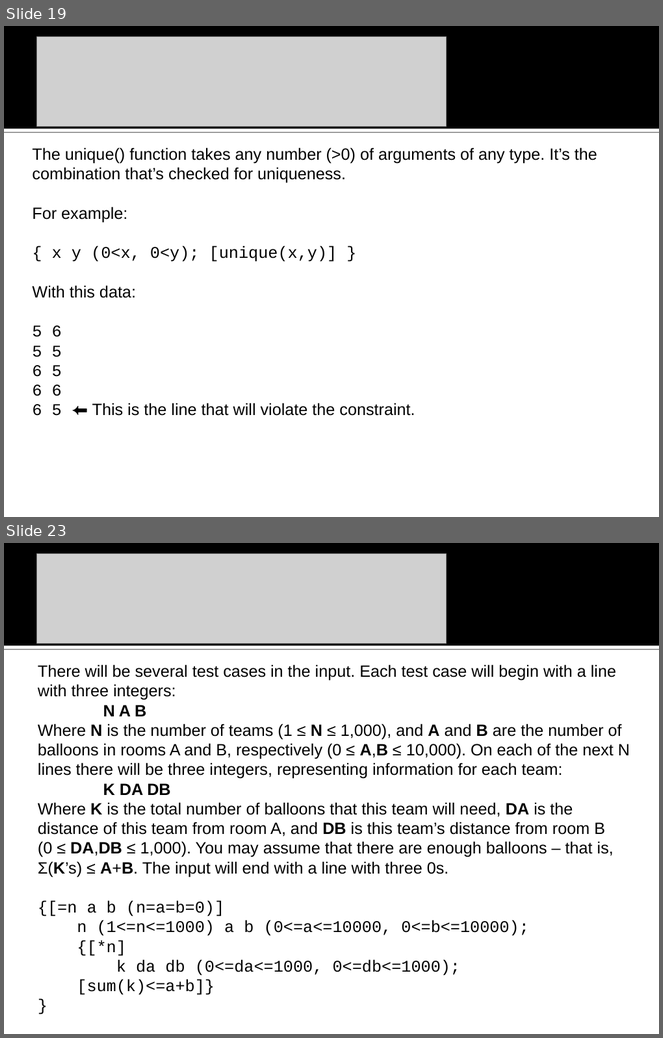
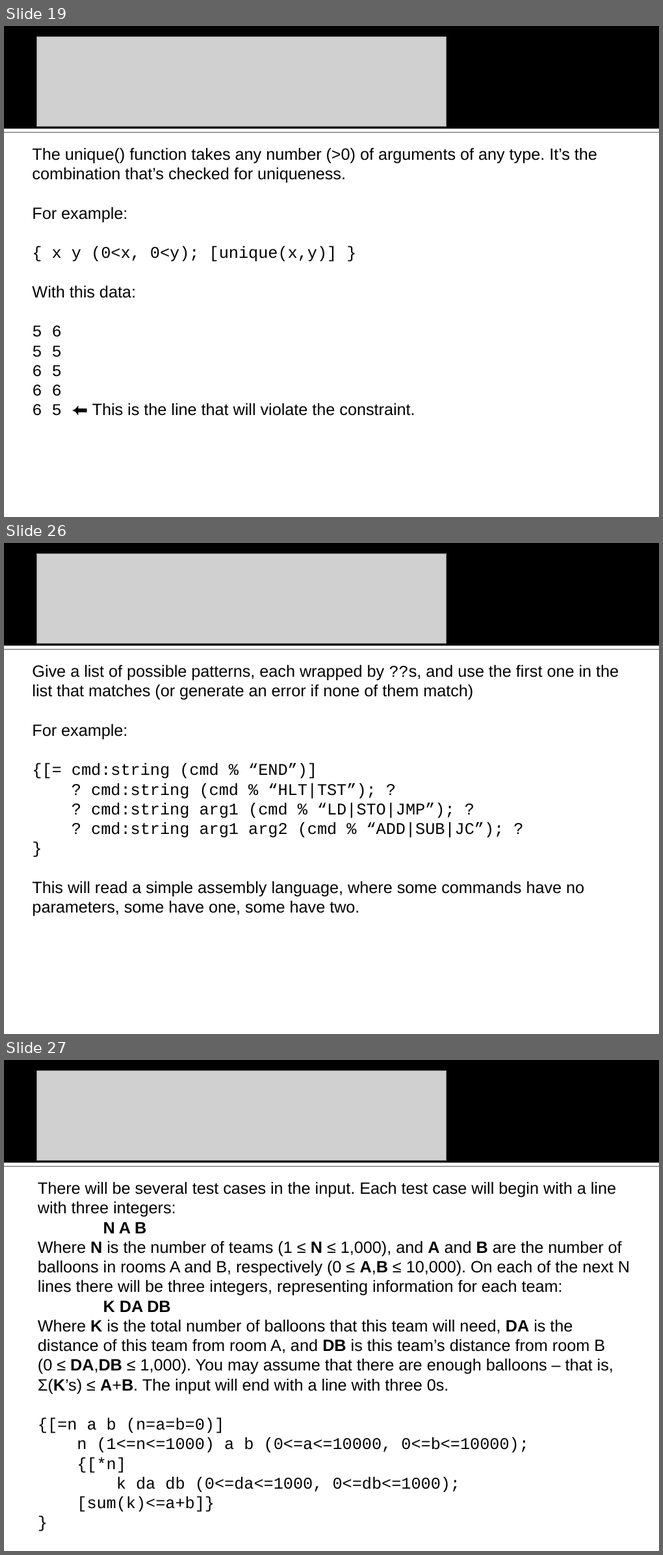
Before and after one commit to na-icpc/viva, a slide deck: Input Verifier/doc/VIVA vanbs Input Verification Assistant.ppt. Shown one above the other, each under a label of ours: slides 19 and 23 before the commit, slides 19, 26 and 27 after it; the slides between them are not shown. The pictures are 663x1038 and 663x1555 pixels, drawn with LibreOffice and Linux fonts; fonts in the diff are those of the drawing; grey boxes stand for pictures; background and template pictures are left out. Boxes give left, top, right and bottom in pixels: in the first picture for what was removed or moved away, otherwise in the second. Text is boxed around its words. In the diff, an @@ line names an element or a change of style, - is before the commit and + after.

Commit message:
Fixed some errors in the PPT. Also added the $ operator following a variable to get its token rather than its value, and fixed a bug or two.

```diff
--- a/Input Verifier/doc/VIVA vanbs Input Verification Assistant.ppt
+++ b/Input Verifier/doc/VIVA vanbs Input Verification Assistant.ppt
@@ slide 26 added at <box>4,543,659,1034</box>, background #FFFFFF; not listed: 2 template elements that a slide beside it also shows @@
@@ picture added at <box>36,554,446,644</box> @@
@@ text added at <box>32,665,619,917</box>, 18 pt, text #000000 @@
+Give a list of possible patterns, each wrapped by ??s, and use the first one in the list that matches (or generate an error if none of them match)
+For example:
+{[= cmd:string (cmd % “END”)]
+? cmd:string (cmd % “HLT|TST”); ?
+? cmd:string arg1 (cmd % “LD|STO|JMP”); ?
+? cmd:string arg1 arg2 (cmd % “ADD|SUB|JC”); ?
+}
+This will read a simple assembly language, where some commands have no parameters, some have one, some have two.
@@ what was slide 23 is now slide 27 @@
```
Also in this commit, not shown: 5 slides changed, 4 other slides added, 1 slide removed, 28 other files.
